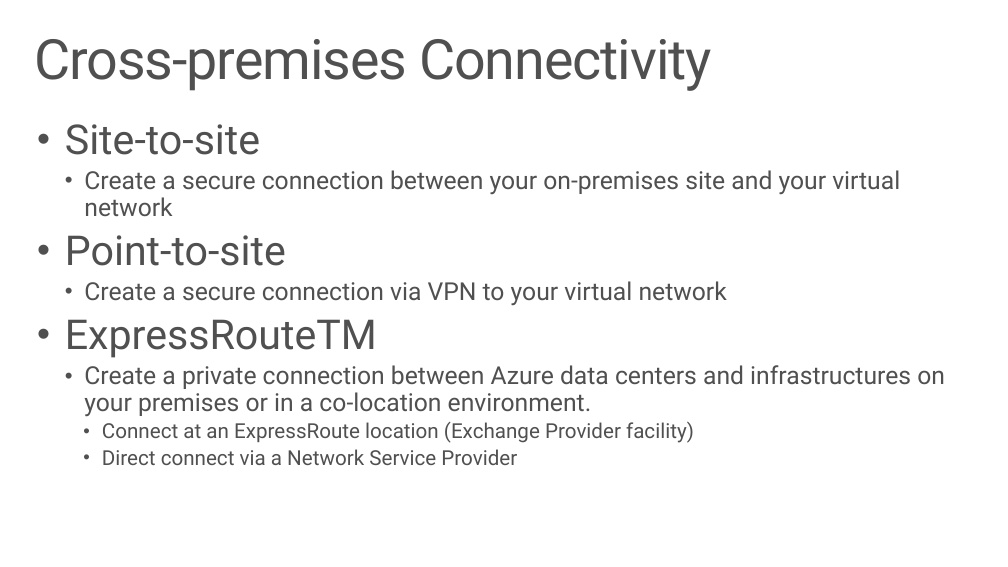
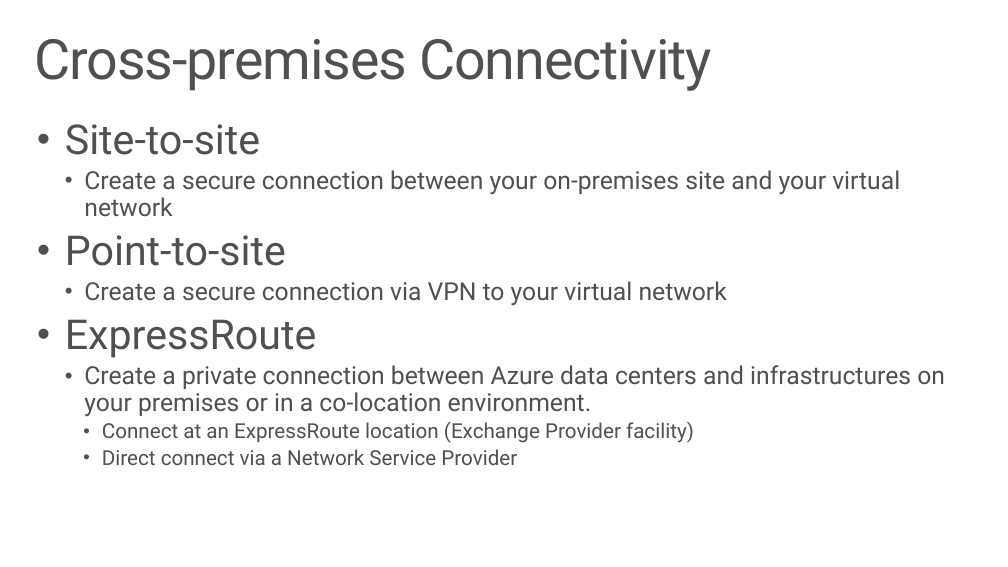
Before and after one commit to pkirch/hybridit15, a slide deck: slide 4 of Modul2/FY16Q2 Azure Hybrid (Hybrid IT 2015).pptx. Drawn at 1008x567 pixels with LibreOffice and Linux fonts; fonts in the diff are those of the drawing. Boxes give left, top, right and bottom in pixels: in the first picture for what was removed or moved away, otherwise in the second. Text is boxed around its words. In the diff, an @@ line names an element or a change of style, - is before the commit and + after.

```diff
--- a/Modul2/FY16Q2 Azure Hybrid (Hybrid IT 2015).pptx
+++ b/Modul2/FY16Q2 Azure Hybrid (Hybrid IT 2015).pptx
@@ text at (65, 319, 316, 358): text changed @@
-• ExpressRouteTM
+• ExpressRoute
```
Also in this commit, not shown: 1 other file.
